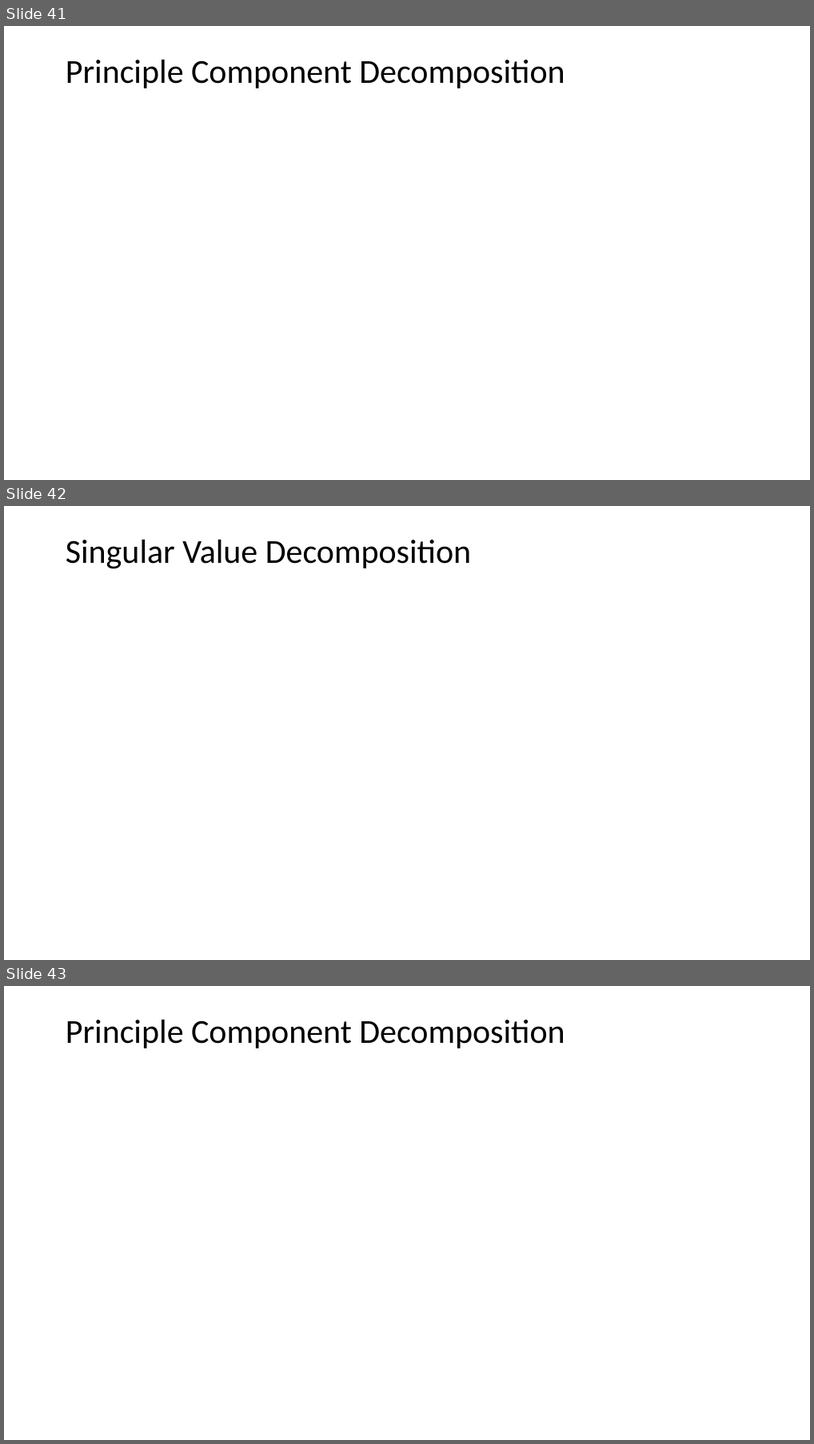
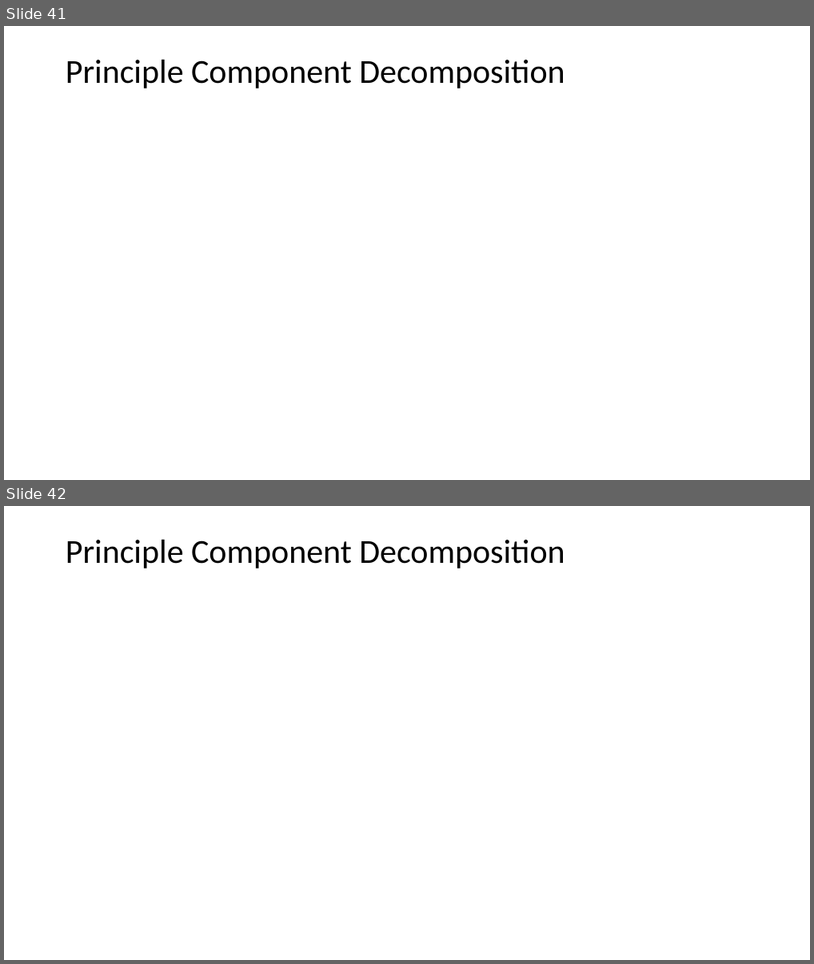
Before and after one commit to StephenElston/CSCI-E-108, a slide deck: SupplementaryMaterials/ReviewOfLinearAlgebra.pptx. Shown one above the other, each under a label of ours: slides 41, 42 and 43 before the commit, slides 41 and 42 after it. The pictures are 814x1444 and 814x964 pixels, drawn with LibreOffice and Linux fonts; fonts in the diff are those of the drawing; grey boxes stand for pictures. Boxes give left, top, right and bottom in pixels: in the first picture for what was removed or moved away, otherwise in the second. Text is boxed around its words. In the diff, an @@ line names an element or a change of style, - is before the commit and + after.

Commit message:
Initial commit of eigenvalue decomposition notebook

```diff
--- a/SupplementaryMaterials/ReviewOfLinearAlgebra.pptx
+++ b/SupplementaryMaterials/ReviewOfLinearAlgebra.pptx
@@ slide 42 removed at (x1=4, y1=506, x2=810, y2=960), background #FFFFFF @@
@@ title removed at (x1=66, y1=540, x2=471, y2=569) @@
-Singular Value Decomposition
@@ what was slide 43 is now slide 42 @@
```
Also in this commit, not shown: 1 slide added, 1 other file.
